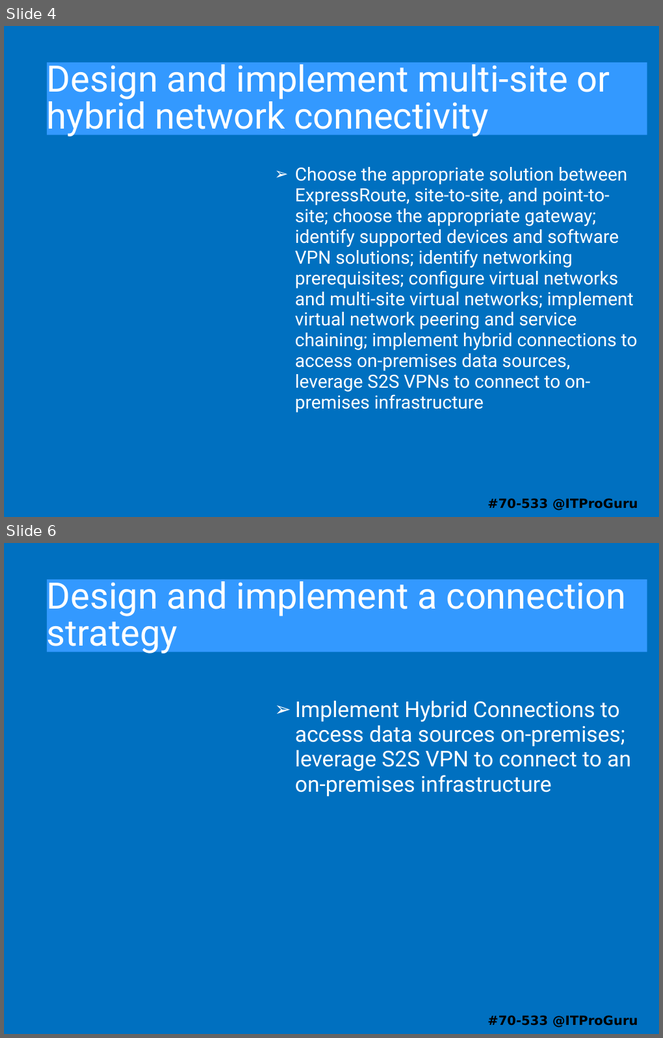
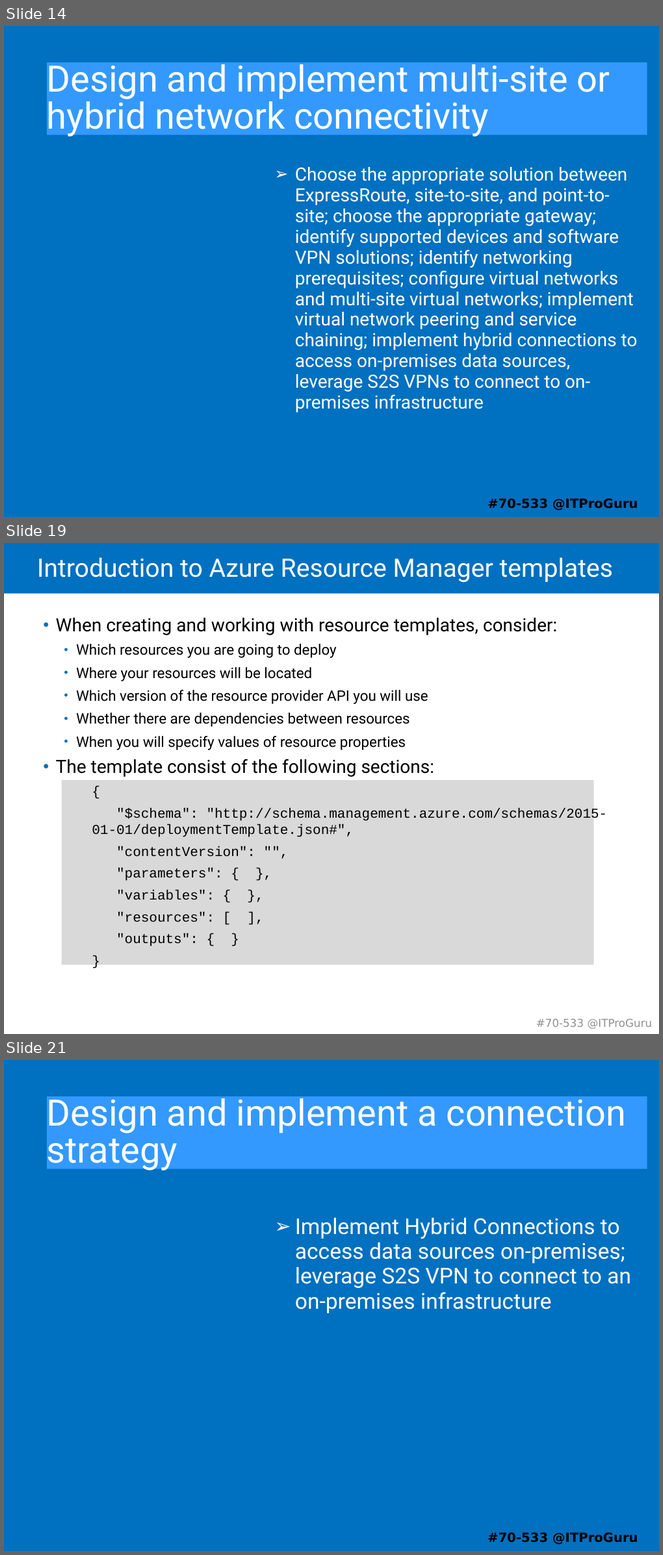
Before and after one commit to guruskill/70-533, a slide deck: 70-533-04-Network.pptx. Shown one above the other, each under a label of ours: slides 4 and 6 before the commit, slides 14, 19 and 21 after it; the slides between them are not shown. The pictures are 663x1038 and 663x1555 pixels, drawn with LibreOffice and Linux fonts; fonts in the diff are those of the drawing. Boxes give left, top, right and bottom in pixels: in the first picture for what was removed or moved away, otherwise in the second. Text is boxed around its words. In the diff, an @@ line names an element or a change of style, - is before the commit and + after.

Commit message:
Content Updates Feb 2, 2018

```diff
--- a/70-533-04-Network.pptx
+++ b/70-533-04-Network.pptx
@@ slide 19 added at (4,543,659,1034), background #FFFFFF @@
@@ rectangle added at (4,543,659,594), fill #0070C0 @@
@@ title added at (37,557,613,582), 28 pt, text #FFFFFF @@
+Introduction to Azure Resource Manager templates
@@ text added at (56,618,608,947), 16 pt, text #000000 @@
+• When creating and working with resource templates, consider:
+  • Which resources you are going to deploy
+  • Where your resources will be located
+  • Which version of the resource provider API you will use
+  • Whether there are dependencies between resources
+  • When you will specify values of resource properties
+• The template consist of the following sections:
+    {
+    "$schema": "http://schema.management.azure.com/schemas/2015-01-01/deploymentTemplate.json#",
+    "contentVersion": "",
+    "parameters": { },
+    "variables": { },
+    "resources": [ ],
+    "outputs": { }
+    }
@@ rectangle added at (62,780,594,965), fill #D9D9D9 @@
@@ text added at (536,1019,653,1029), 12 pt, text #909090 @@
+#70-533 @ITProGuru
@@ what was slide 4 is now slide 14 @@
@@ what was slide 6 is now slide 21 @@
```
Also in this commit, not shown: 1 slide changed, 15 other slides added, 2 slides removed, 8 other files.
